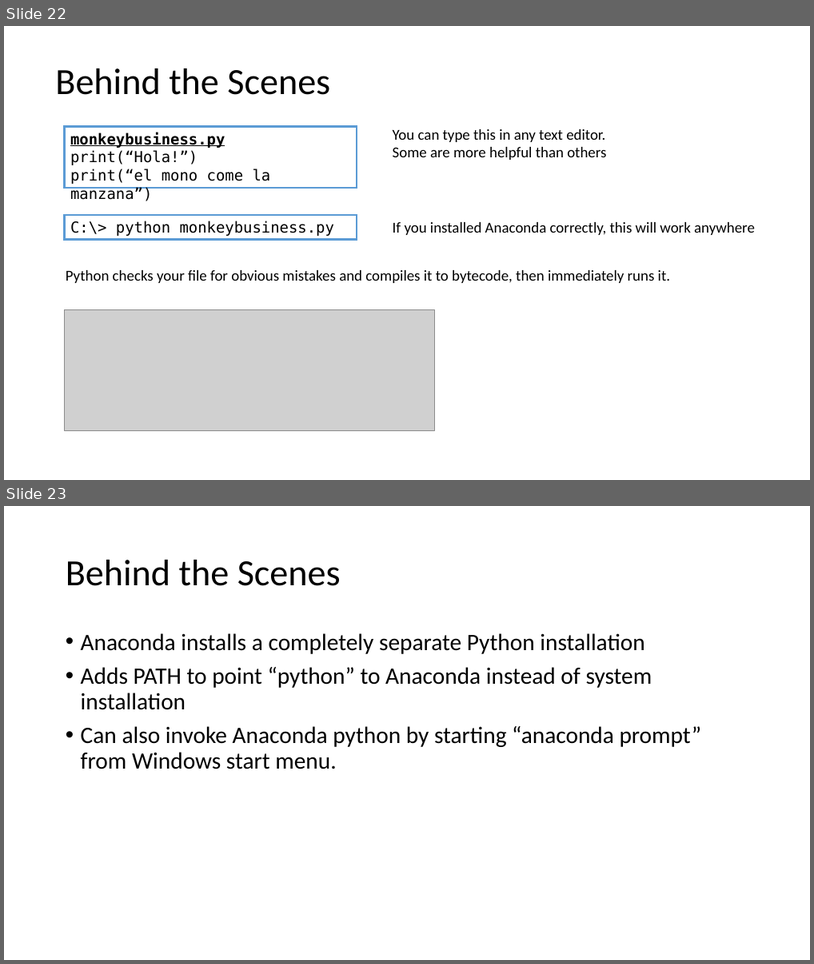
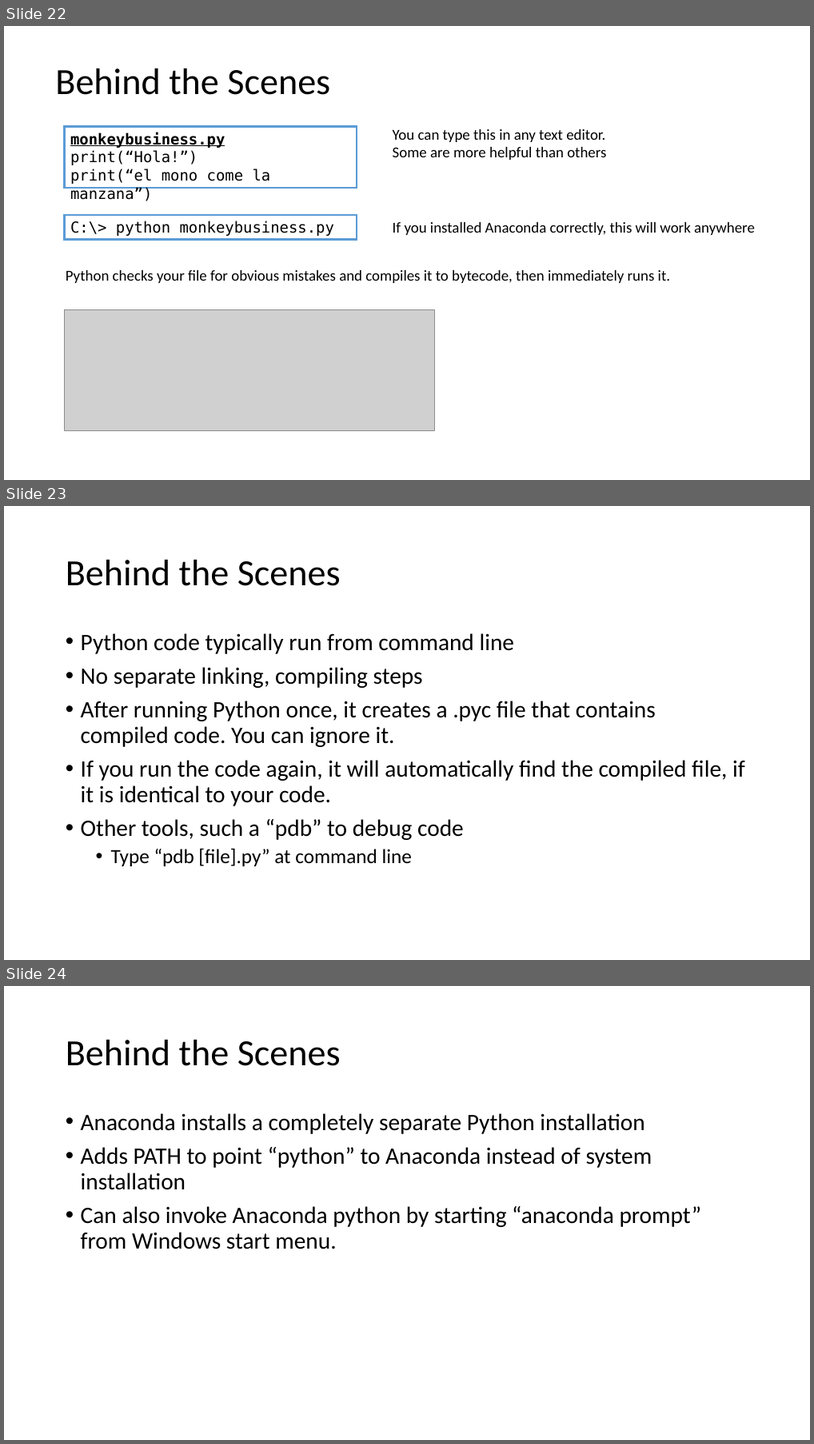
Before and after one commit to LimnoTech/Python-Data-Analysis-Course, a slide deck: Day1/IntroToPython/IntroToPython.pptx. Shown one above the other, each under a label of ours: slides 22 and 23 before the commit, slides 22, 23 and 24 after it. The pictures are 814x964 and 814x1444 pixels, drawn with LibreOffice and Linux fonts; fonts in the diff are those of the drawing; grey boxes stand for pictures. Boxes give left, top, right and bottom in pixels: in the first picture for what was removed or moved away, otherwise in the second. Text is boxed around its words. In the diff, an @@ line names an element or a change of style, - is before the commit and + after.

```diff
--- a/Day1/IntroToPython/IntroToPython.pptx
+++ b/Day1/IntroToPython/IntroToPython.pptx
@@ slide 23 added at <box>4,506,810,960</box>, background #FFFFFF @@
@@ title added at <box>66,560,341,586</box>, 44 pt, text #000000 @@
+Behind the Scenes
@@ text added at <box>81,633,746,866</box>, 28 pt, text #000000 @@
+• Python code typically run from command line
+• No separate linking, compiling steps
+• After running Python once, it creates a .pyc file that contains compiled code. You can ignore it.
+• If you run the code again, it will automatically find the compiled file, if it is identical to your code.
+• Other tools, such a “pdb” to debug code
+  • Type “pdb [file].py” at command line
@@ what was slide 23 is now slide 24 @@
```
Also in this commit, not shown: 9 slides changed, 2 other files.
